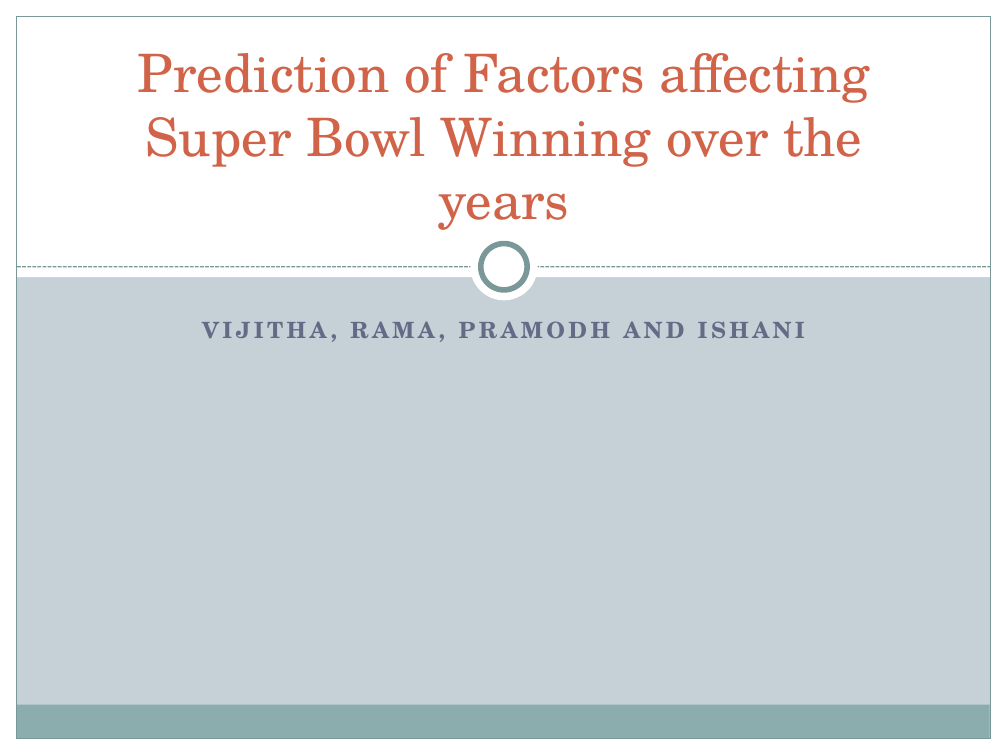
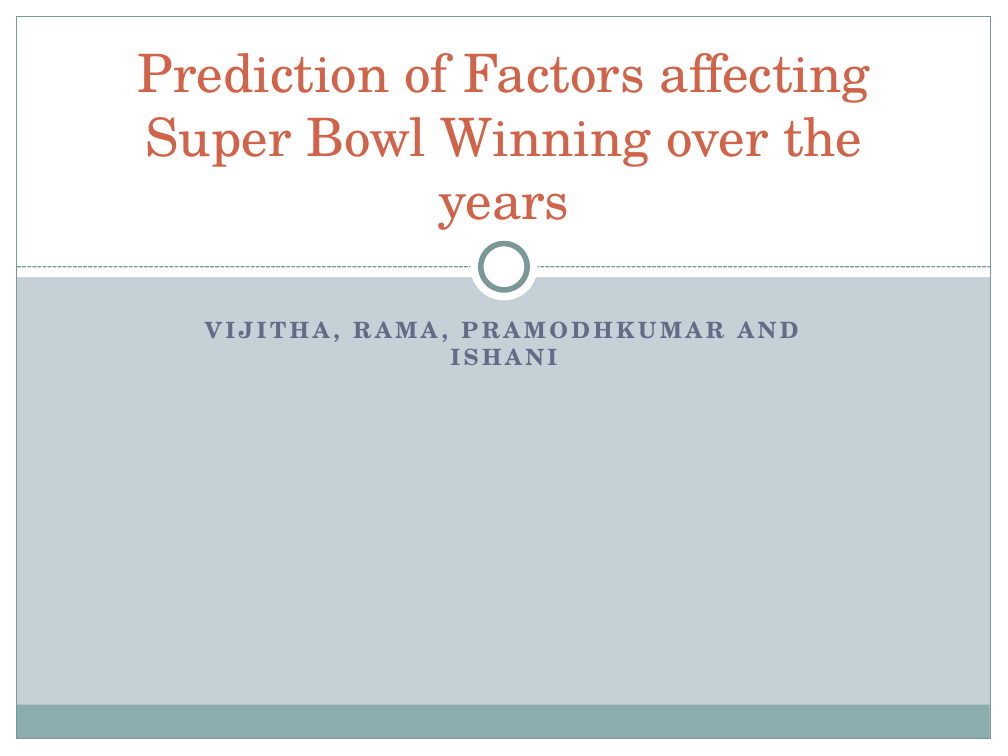
Before and after one commit to vijitha89/MathsProject, a slide deck: slide 1 of Math_Project.pptx. Drawn at 1008x756 pixels with LibreOffice and Linux fonts; fonts in the diff are those of the drawing. Boxes give left, top, right and bottom in pixels: in the first picture for what was removed or moved away, otherwise in the second. Text is boxed around its words. In the diff, an @@ line names an element or a change of style, - is before the commit and + after.

```diff
--- a/Math_Project.pptx
+++ b/Math_Project.pptx
@@ subtitle at [205,321,798,365]: text changed @@
-VIJITHA, RAMA, PRAMODH AND ISHANI
+VIJITHA, RAMA, PRAMODHKUMAR AND ISHANI
```
Also in this commit, not shown: 5 other slides changed, 2 slides added, 1 slide removed.
